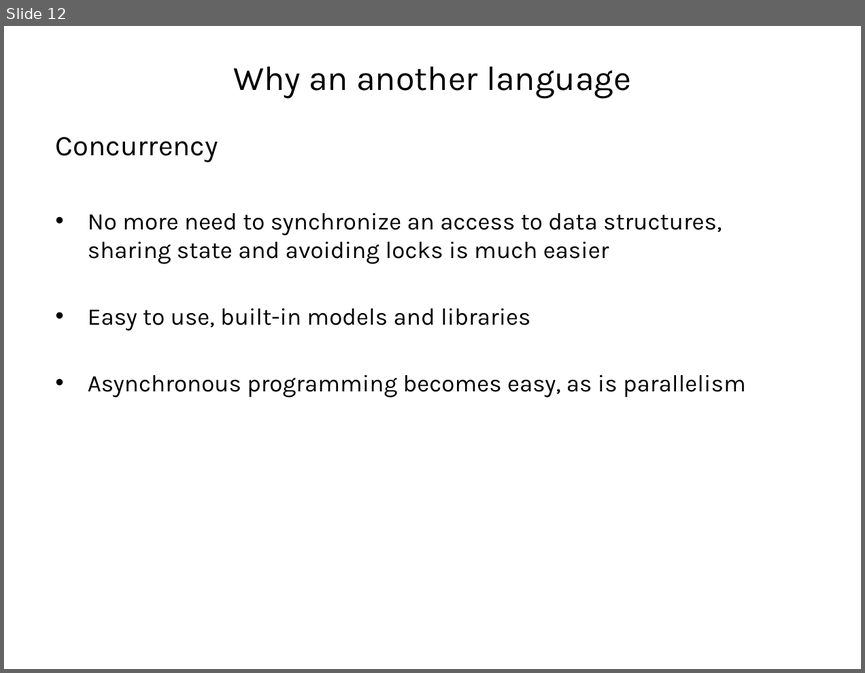
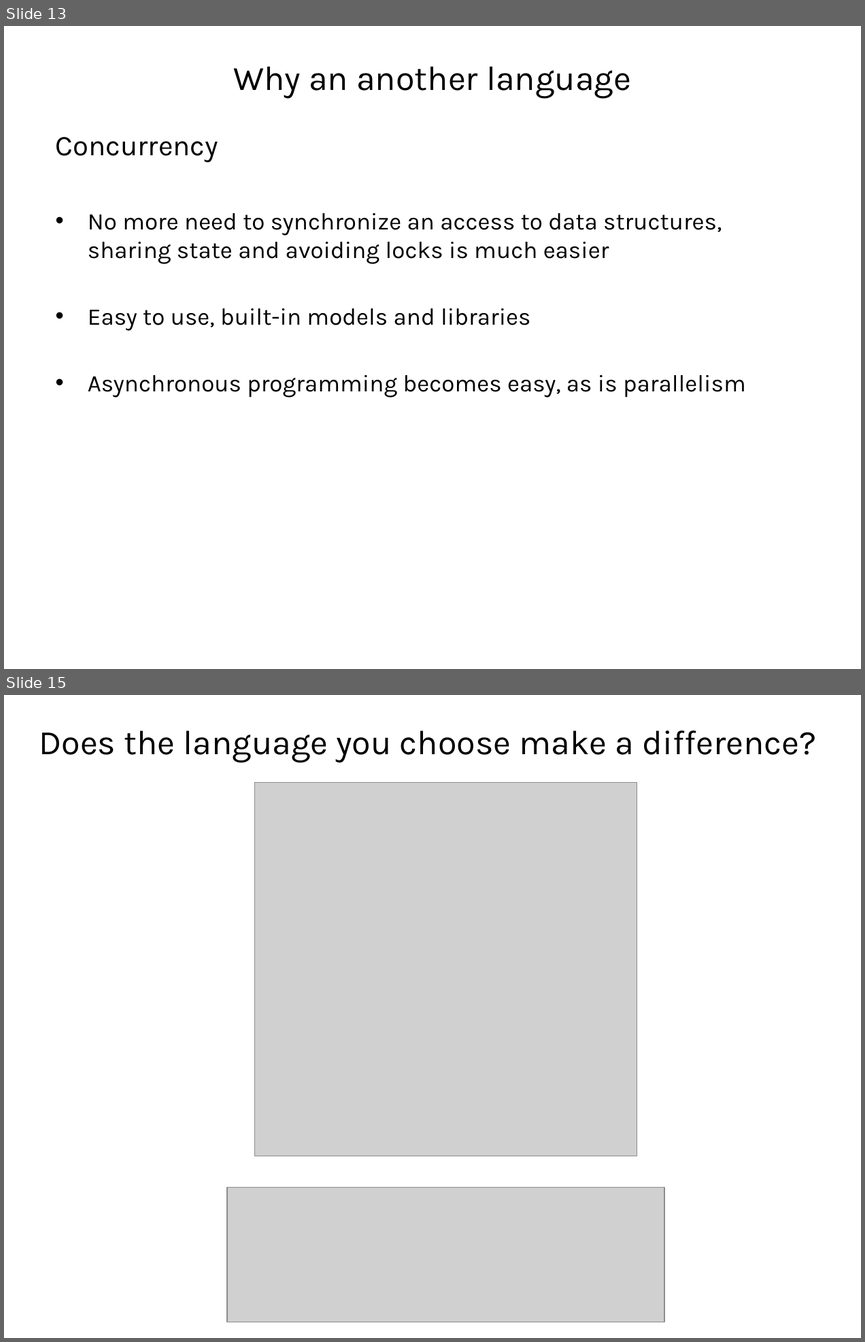
Before and after one commit to vba/presentations, a slide deck: fsharp/part1/presentation.pptx. Shown one above the other, each under a label of ours: slide 12 before the commit, slides 13 and 15 after it; the slides between them are not shown. The pictures are 865x673 and 865x1342 pixels, drawn with LibreOffice and Linux fonts; fonts in the diff are those of the drawing; grey boxes stand for pictures. Boxes give left, top, right and bottom in pixels: in the first picture for what was removed or moved away, otherwise in the second. Text is boxed around its words. In the diff, an @@ line names an element or a change of style, - is before the commit and + after.

```diff
--- a/fsharp/part1/presentation.pptx
+++ b/fsharp/part1/presentation.pptx
@@ slide 15 added at <box>4,695,861,1338</box>, background #FFFFFF @@
@@ title added at <box>39,730,817,762</box>, 28.8 pt, text #000000 @@
+Does the language you choose make a difference?
@@ picture added at <box>254,783,637,1156</box> @@
@@ picture added at <box>227,1187,664,1321</box> @@
@@ what was slide 12 is now slide 13 @@
```
Also in this commit, not shown: 2 slides changed, 3 other slides added, 6 other files.
